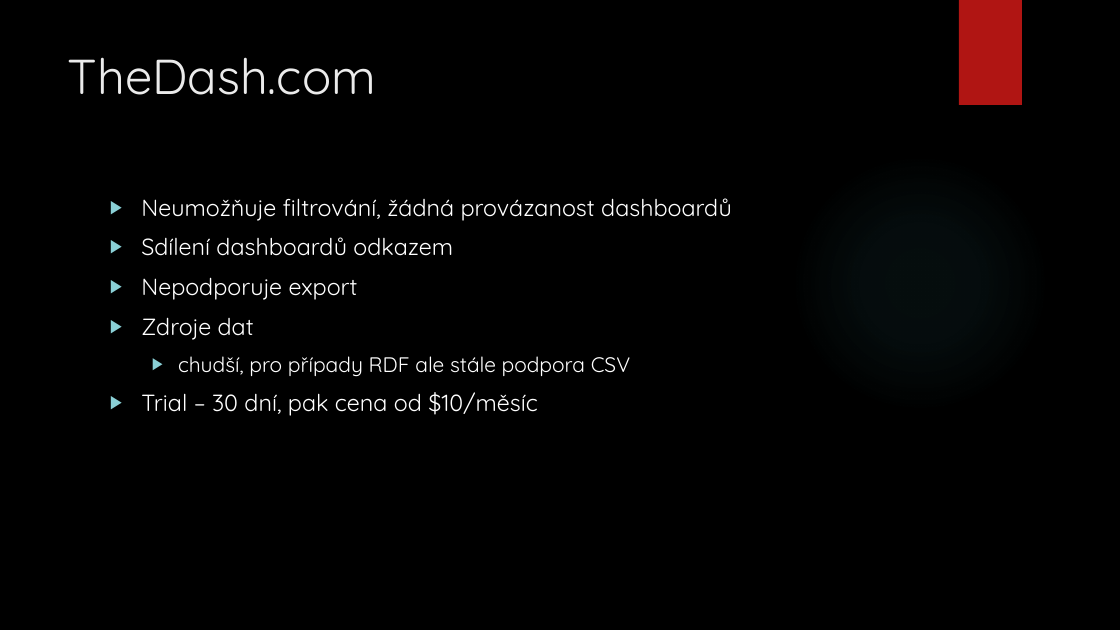
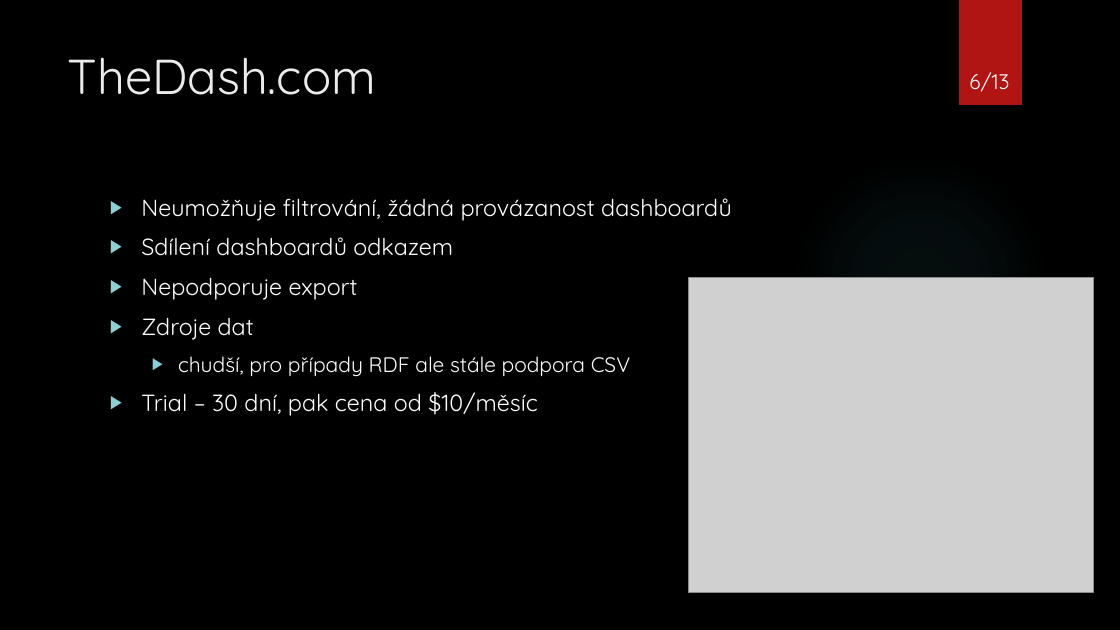
Before and after one commit to topiker/skola, a slide deck: slide 6 of DMB2/Webové dashboard technologie.pptx. Drawn at 1120x630 pixels with LibreOffice and Linux fonts; fonts in the diff are those of the drawing; grey boxes stand for pictures; background and template pictures are left out. Boxes give left, top, right and bottom in pixels: in the first picture for what was removed or moved away, otherwise in the second. Text is boxed around its words. In the diff, an @@ line names an element or a change of style, - is before the commit and + after.

```diff
--- a/DMB2/Webové dashboard technologie.pptx
+++ b/DMB2/Webové dashboard technologie.pptx
@@ page number added at (969,72,1009,92), 18 pt, text #FFFFFF @@
+6/13
@@ picture added at (688,277,1093,592) @@
```
Also in this commit, not shown: 11 other slides changed, 1 slide added, 5 other files.
